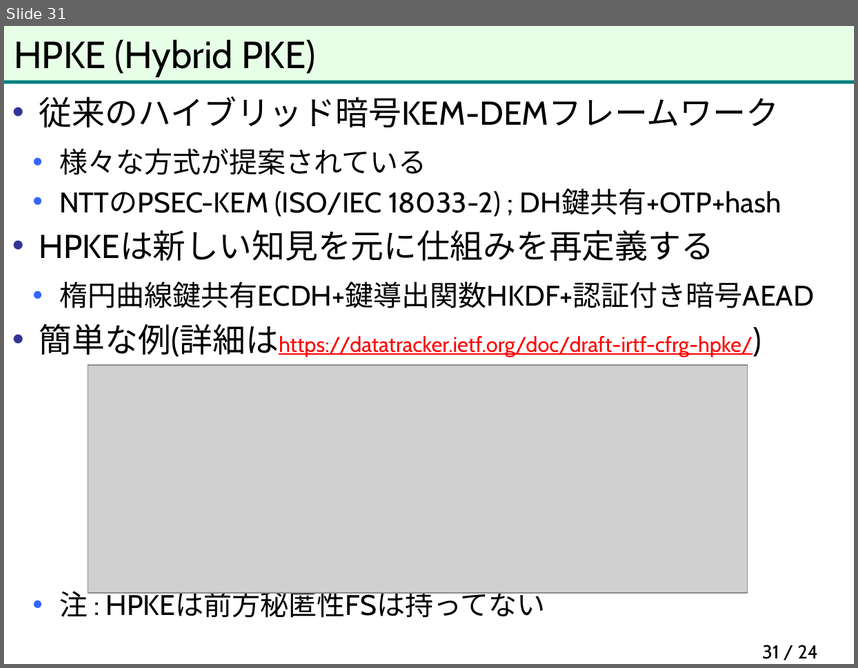
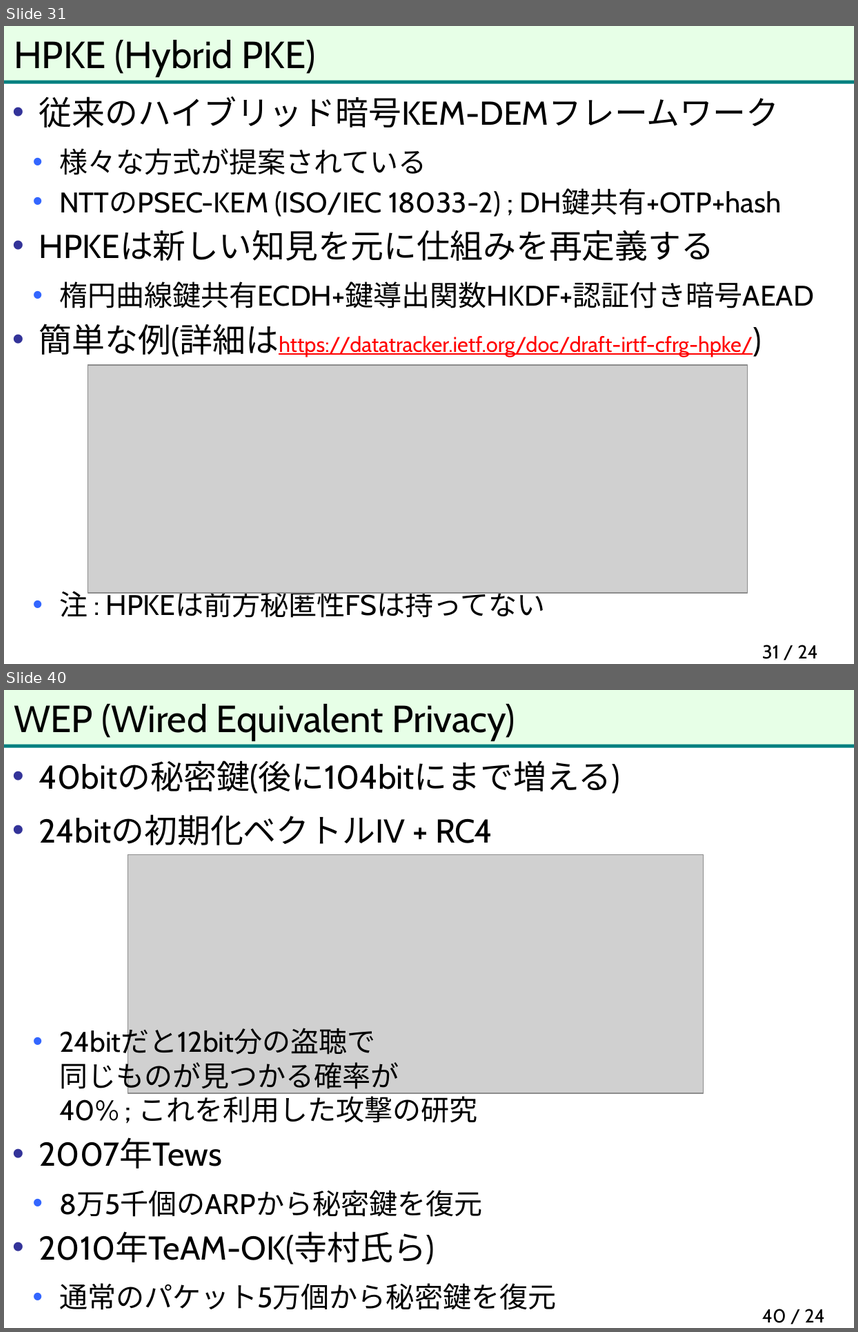
Before and after one commit to herumi/anninbon, a slide deck: lec/anninbon9.pptx. Shown one above the other, each under a label of ours: slide 31 before the commit, slides 31 and 40 after it; the slides between them are not shown. The pictures are 858x668 and 858x1332 pixels, drawn with LibreOffice and Linux fonts; fonts in the diff are those of the drawing; grey boxes stand for pictures; background and template pictures are left out. Boxes give left, top, right and bottom in pixels: in the first picture for what was removed or moved away, otherwise in the second. Text is boxed around its words. In the diff, an @@ line names an element or a change of style, - is before the commit and + after.

```diff
--- a/lec/anninbon9.pptx
+++ b/lec/anninbon9.pptx
@@ slide 40 added at [4,690,854,1328], background #FFFFFF; not listed: 2 template elements that a slide beside it also shows @@
@@ title added at [14,704,516,741], 32 pt, text #000000 @@
+WEP (Wired Equivalent Privacy)
@@ text added at [39,760,620,1310], 24 pt, text #000000 @@
+• 40bitの秘密鍵(後に104bitにまで増える)
+• 24bitの初期化ベクトルIV + RC4
+  • 24bitだと12bit分の盗聴で
+    同じものが見つかる確率が
+    40% ; これを利用した攻撃の研究
+• 2007年Tews
+  • 8万5千個のARPから秘密鍵を復元
+• 2010年TeAM-OK(寺村氏ら)
+  • 通常のパケット5万個から秘密鍵を復元
@@ picture added at [128,855,704,1093] @@
@@ page number added at [762,1308,825,1323], 16 pt, text #000000 @@
+40 / 24
```
Also in this commit, not shown: 12 other slides added.
